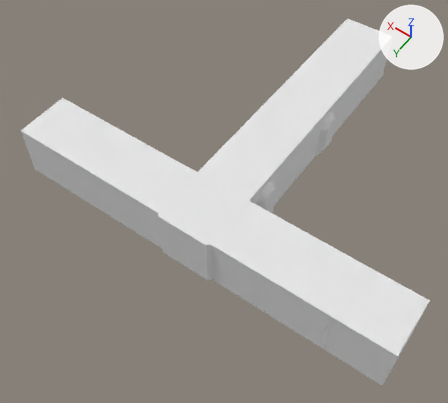
The Blender file Assets/SETS/corridor.v1.blend as it was, and as the next commit left it.
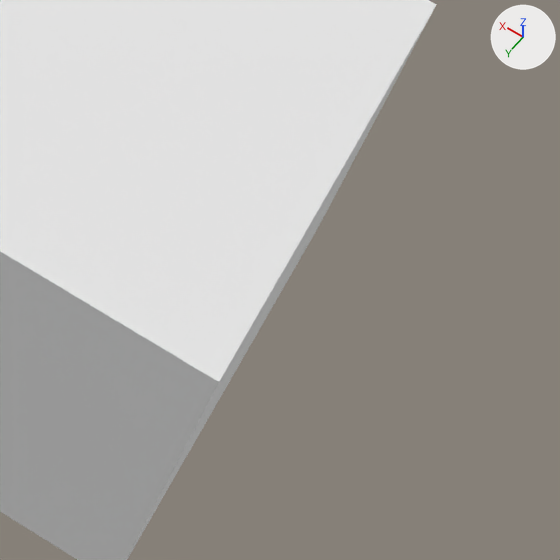
Each version is shown whole from a 50 mm camera at (-7.27, 15.12, 17.15) aimed at (0.73, 3.91, -0.46), then close up on the part from 82% to 100% of the width and 74% to 95% of the height. The lights are fixed; the arrows at upper right show +X, +Y and +Z. The same objects are shown in both versions, whatever each file hides.

The first close-up shows 'corridor'.
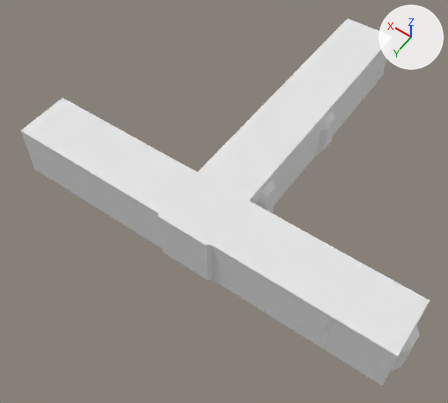
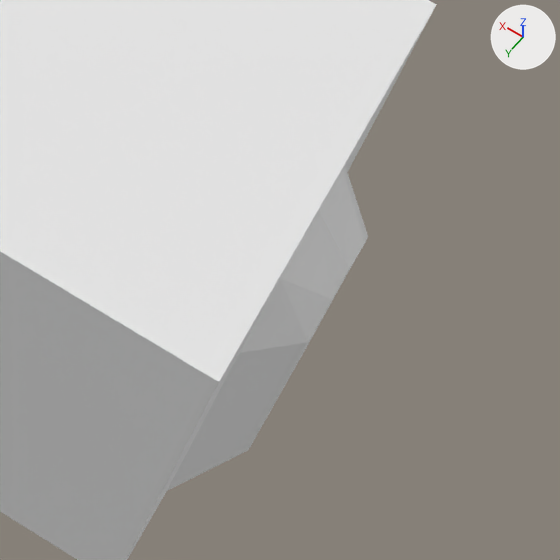
Diff of the bpy script that builds the scene:
```diff
--- a/Assets/SETS/corridor.v1.blend.py
+++ b/Assets/SETS/corridor.v1.blend.py
@@ me_cube @@
 me_cube.from_pydata(...)  # 9972 vertices, 9938 faces; spans x -7.0..7.08, y -5.0..7.1, z -1.02..1.01
 # used by ob_corridor; location = (0.0, 0.0, 1.0)
+# me_cube part 1: the loose piece of 30 vertices spanning x -1.21..-0.99, y 3.0..5.0, z -1.02..0.98 is copied, and the copy is moved by (-6.0, 2.0, 0.0); it spans x -7.21..-6.99, y 5.0..7.0, z -1.02..0.98
 me_cube.materials.append(mat_black)
```

Boxes [x1, y1, x2, y2] around the edits, measured in the close-ups (560 x 560 px):
part 1 of me_cube, added
    after: [126, 8, 435, 560]
